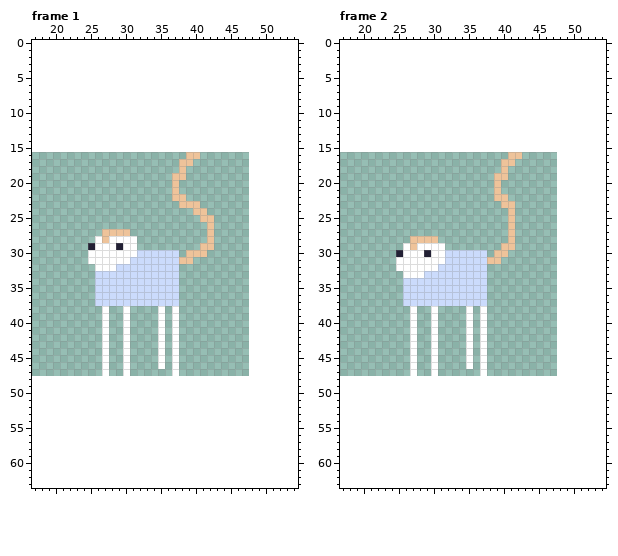
File history of a pixel-art file, graphics/kitten_demonic.aseprite. The picture above was drawn from the file before the commit.
32x32 pixels, 4 frames. Shown: frame 1: x 17..54, y 0..63; frame 2: x 17..54, y 0..63. The old version is drawn lined up with the new one, on the new canvas. The commit also changed other frames, which this record leaves out.
After the commit:
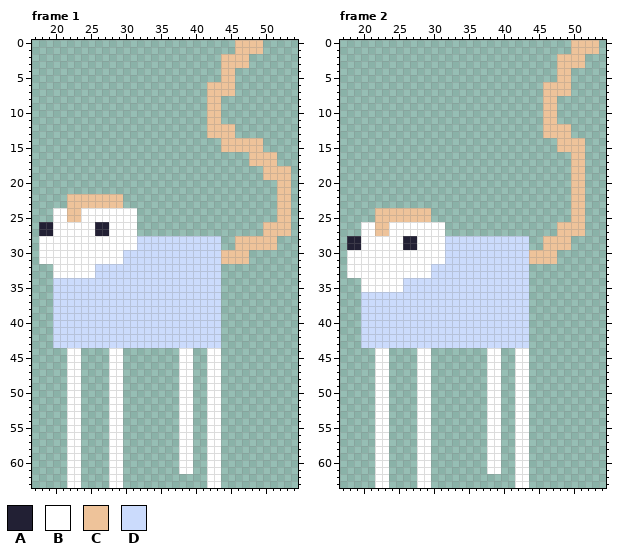
Palette (. is transparent): A #222034  B #ffffff  C #eec39a  D #cbdbfc
The edit:
canvas 32x32 -> 64x64, the old top-left corner now at 16,16
Changed rows in their new state; - is an unchanged pixel.
Frame 1:
first column x 18:
 0 ----------------------------CCCC----
 1 ----------------------------CCCC----
 2 --------------------------CCCC------
 3 --------------------------CCCC------
 4 --------------------------CC--------
 5 --------------------------CC--------
 6 ------------------------CCCC--------
 7 ------------------------CCCC--------
 8 ------------------------CC----------
 9 ------------------------CC----------
10 ------------------------CC----------
11 ------------------------CC----------
12 ------------------------CCCC--------
13 ------------------------CCCC--------
14 --------------------------CCCCCC----
15 --------------------------CCCCCC----
16 ---------------------..-------CCCC--
17 --------------------..--------CCCC--
18 --------------------.-----------CCCC
19 -------------------..-----------CCCC
20 -------------------.--------------CC
21 -------------------.--------------CC
22 ----CCCCCCCC-------..-------------CC
23 ----CCCCCCCC--------...-----------CC
24 --BBCCBBBBBBBB--------..----------CC
25 --BBCCBBBBBBBB---------..---------CC
26 AABBBBBBAABBBB----------.-------CCCC
27 AABBBBBBAABBBB----------.-------CCCC
28 BBBBBBBB-B----DDDDDDDDDDDD--CCCCCC--
29 BBBBBBBB---B--DDDDDDDDDDDD--CCCCCC--
30 BBBBBBB-----DD------DDDDDDCCCC------
31 BBBBBBB-----D-------DDDDDDCCCC------
32 --BBBBBBDDD---------DDDDDD----------
33 --BBBBBB------------DDDDDD----------
34 --DDDDDD------------DDDDDD----------
35 --DDDDDD------------DDDDDD----------
36 --DDDDDD------------DDDDDD----------
37 --DDDDDD------------DDDDDD----------
38 --DDDDDDDDDDDDDDDDDDDDDDDD----------
39 --DDDDDDDDDDDDDDDDDDDDDDDD----------
40 --DDDDDDDDDDDDDDDDDDDDDDDD----------
41 --DDDDDDDDDDDDDDDDDDDDDDDD----------
42 --DDDDDDDDDDDDDDDDDDDDDDDD----------
43 --DDDDDDDDDDDDDDDDDDDDDDDD----------
44 ----BB---.BB.----.-.BB--BB----------
45 ----BB---.BB.----.-.BB--BB----------
46 ----BB---.BB.----.-.BB--BB----------
47 ----BB---.BB.------.BB--BB----------
48 ----BB----BB--------BB--BB----------
49 ----BB----BB--------BB--BB----------
50 ----BB----BB--------BB--BB----------
51 ----BB----BB--------BB--BB----------
52 ----BB----BB--------BB--BB----------
53 ----BB----BB--------BB--BB----------
54 ----BB----BB--------BB--BB----------
55 ----BB----BB--------BB--BB----------
56 ----BB----BB--------BB--BB----------
57 ----BB----BB--------BB--BB----------
58 ----BB----BB--------BB--BB----------
59 ----BB----BB--------BB--BB----------
60 ----BB----BB--------BB--BB----------
61 ----BB----BB--------BB--BB----------
62 ----BB----BB------------BB----------
63 ----BB----BB------------BB----------
Frame 2:
first column x 18:
 0 --------------------------------CCCC
 1 --------------------------------CCCC
 2 ------------------------------CCCC--
 3 ------------------------------CCCC--
 4 ------------------------------CC----
 5 ------------------------------CC----
 6 ----------------------------CCCC----
 7 ----------------------------CCCC----
 8 ----------------------------CC------
 9 ----------------------------CC------
10 ----------------------------CC------
11 ----------------------------CC------
12 ----------------------------CCCC----
13 ----------------------------CCCC----
14 ------------------------------CCCC--
15 ------------------------------CCCC--
16 -----------------------..-------CC--
17 ----------------------..--------CC--
18 ----------------------.---------CC--
19 ---------------------..---------CC--
20 ---------------------.----------CC--
21 ---------------------.----------CC--
22 ---------------------..---------CC--
23 ----------------------..--------CC--
24 ----CCCCCCCC-----------.--------CC--
25 ----CCCCCCCC-----------.--------CC--
26 --BBCCBBBBBBBB---------.------CCCC--
27 --BBCCBBBBBBBB---------.------CCCC--
28 AABBBBBBAABBBBDDDDDDDDDDDD--CCCC----
29 AABBBBBBAA----DDDDDDDDDDDD--CCCC----
30 BBBBBBBB---B--------DDDDDDCCCC------
31 BBBBBBB-------------DDDDDDCCCC------
32 BBBBBBB-----D-------DDDDDD----------
33 BBBBBBBB---B--------DDDDDD----------
34 --BBBBBB------------DDDDDD----------
35 --BBBBBB------------DDDDDD----------
36 --DDDDDD------------DDDDDD----------
37 --DDDDDD------------DDDDDD----------
38 --DDDDDDDDDDDDDDDDDDDDDDDD----------
39 --DDDDDDDDDDDDDDDDDDDDDDDD----------
40 --DDDDDDDDDDDDDDDDDDDDDDDD----------
41 --DDDDDDDDDDDDDDDDDDDDDDDD----------
42 --DDDDDDDDDDDDDDDDDDDDDDDD----------
43 --DDDDDDDDDDDDDDDDDDDDDDDD----------
44 ----BB---.BB.----.-.BB--BB----------
45 ----BB---.BB.----.-.BB--BB----------
46 ----BB---.BB.----.-.BB--BB----------
47 ----BB---.BB.------.BB--BB----------
48 ----BB----BB--------BB--BB----------
49 ----BB----BB--------BB--BB----------
50 ----BB----BB--------BB--BB----------
51 ----BB----BB--------BB--BB----------
52 ----BB----BB--------BB--BB----------
53 ----BB----BB--------BB--BB----------
54 ----BB----BB--------BB--BB----------
55 ----BB----BB--------BB--BB----------
56 ----BB----BB--------BB--BB----------
57 ----BB----BB--------BB--BB----------
58 ----BB----BB--------BB--BB----------
59 ----BB----BB--------BB--BB----------
60 ----BB----BB--------BB--BB----------
61 ----BB----BB--------BB--BB----------
62 ----BB----BB------------BB----------
63 ----BB----BB------------BB----------
Where, in picture pixels (left, top, right, bottom), the same in both pictures:
changed: (39, 40, 291, 488)
changed: (347, 40, 599, 488)
